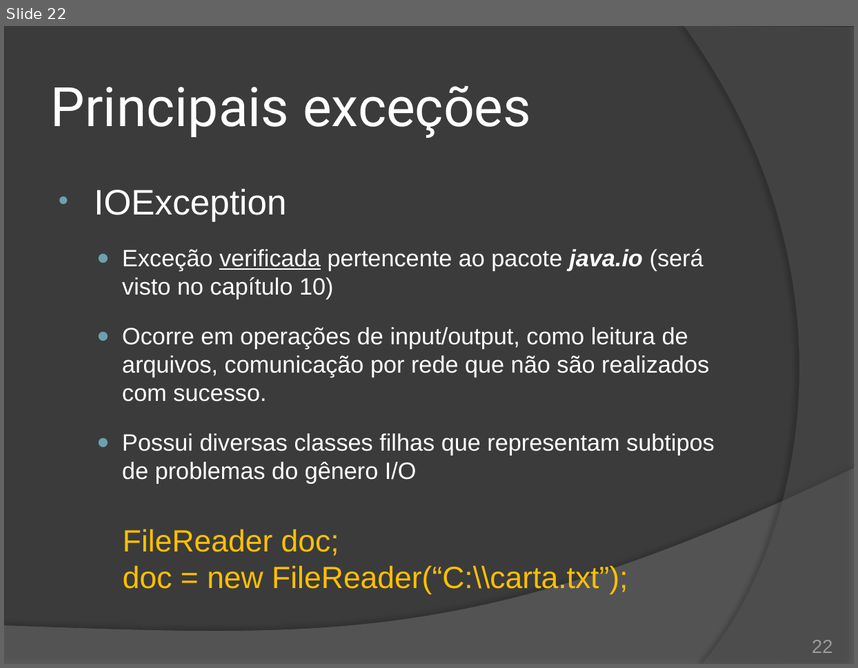
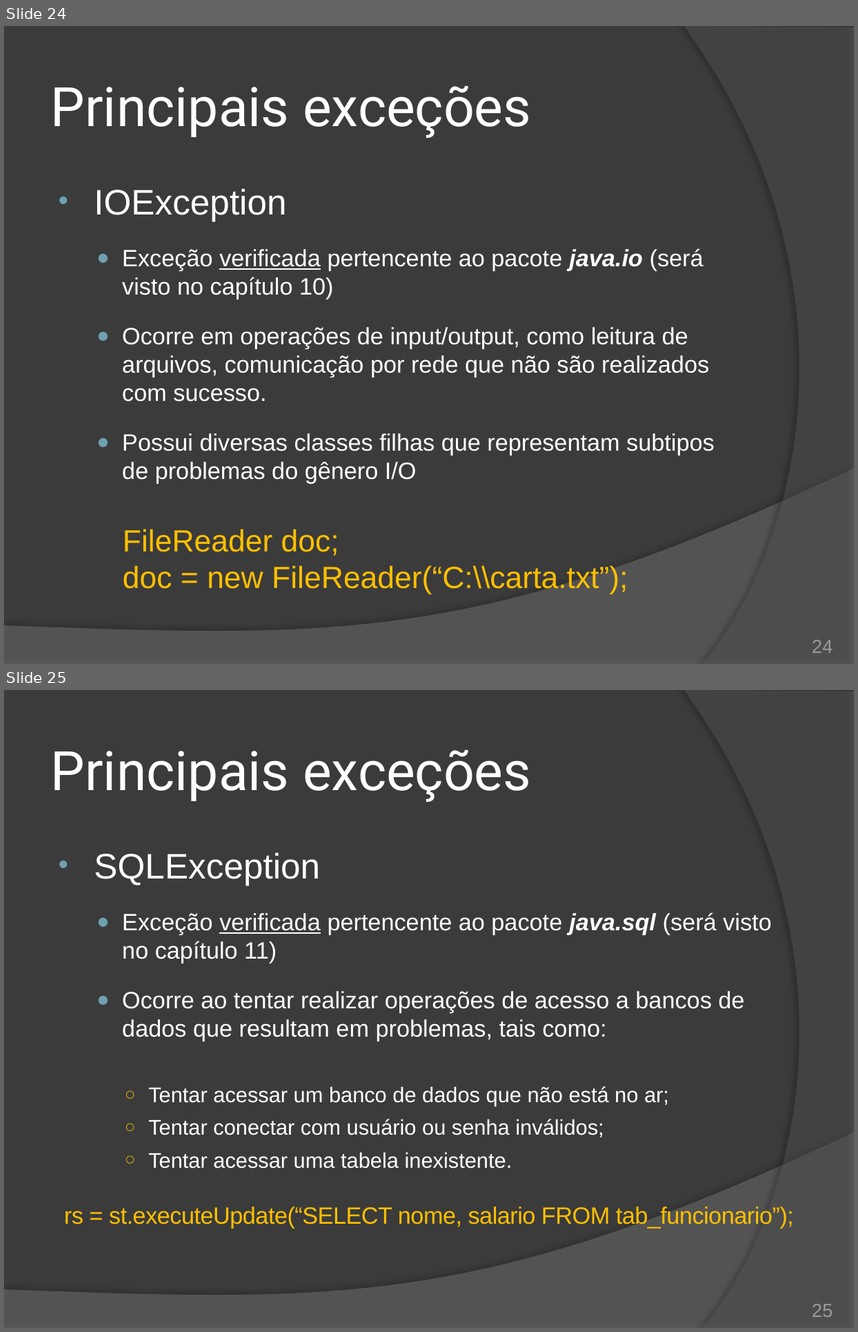
Before and after one commit to duchesqui/slzvieira-training, a slide deck: 2-Java-Programmer-Modulo-II/12.Capitulo06.pptx. Shown one above the other, each under a label of ours: slide 22 before the commit, slides 24 and 25 after it. The pictures are 858x668 and 858x1332 pixels, drawn with LibreOffice and Linux fonts; fonts in the diff are those of the drawing. Boxes give left, top, right and bottom in pixels: in the first picture for what was removed or moved away, otherwise in the second. Text is boxed around its words. In the diff, an @@ line names an element or a change of style, - is before the commit and + after.

Commit message:
Últimos slides de tratamento de exceções.

```diff
--- a/2-Java-Programmer-Modulo-II/12.Capitulo06.pptx
+++ b/2-Java-Programmer-Modulo-II/12.Capitulo06.pptx
@@ slide 25 added at (4, 690, 854, 1328), background #3B3B3B; not listed: 2 template elements that a slide beside it also shows @@
@@ title added at (51, 749, 531, 802), 46 pt, text #FFFFFF @@
+Principais exceções
@@ text added at (64, 853, 794, 1228), 20 pt, text #FFFFFF @@
+• SQLException
+  ● Exceção verificada pertencente ao pacote java.sql (será visto no capítulo 11)
+  ● Ocorre ao tentar realizar operações de acesso a bancos de dados que resultam em problemas, tais como:
+    ○ Tentar acessar um banco de dados que não está no ar;
+    ○ Tentar conectar com usuário ou senha inválidos;
+    ○ Tentar acessar uma tabela inexistente.
+  rs = st.executeUpdate(“SELECT nome, salario FROM tab_funcionario”);
@@ page number added at (812, 1303, 833, 1317), 16 pt, text #9D9B9A @@
+25
@@ what was slide 22 is now slide 24 @@
@@ page number at (812, 639, 833, 653): text changed @@
-22
+24
```
Also in this commit, not shown: 8 slides changed, 7 other slides added, 1 slide removed.
